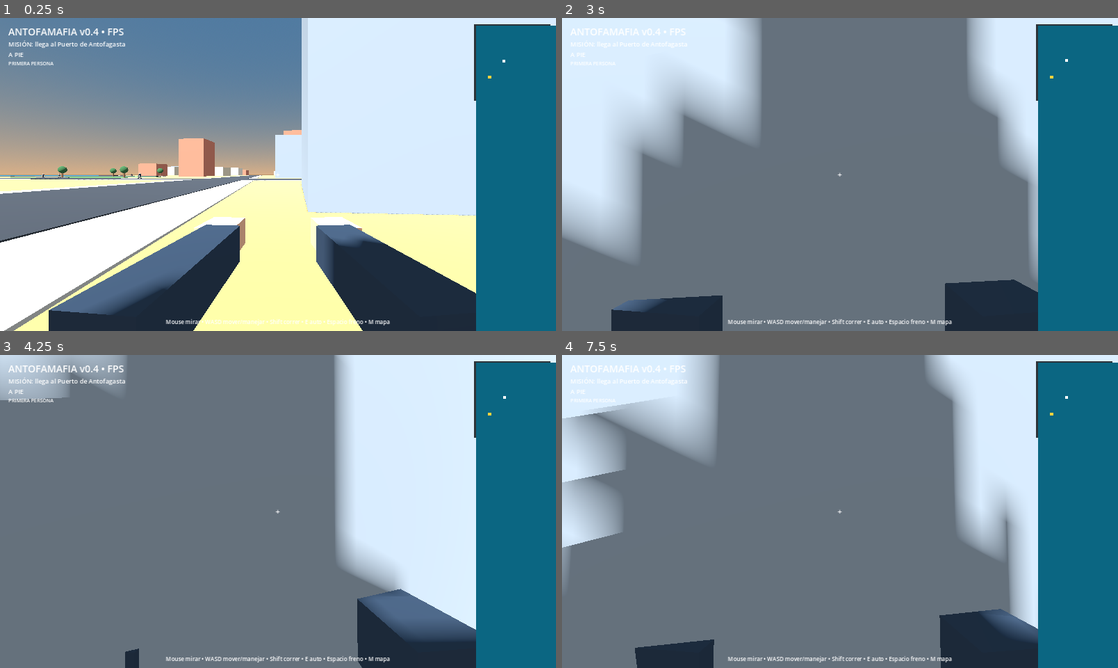
Above: before the commit, frames 1-4 (two rows, left to right).
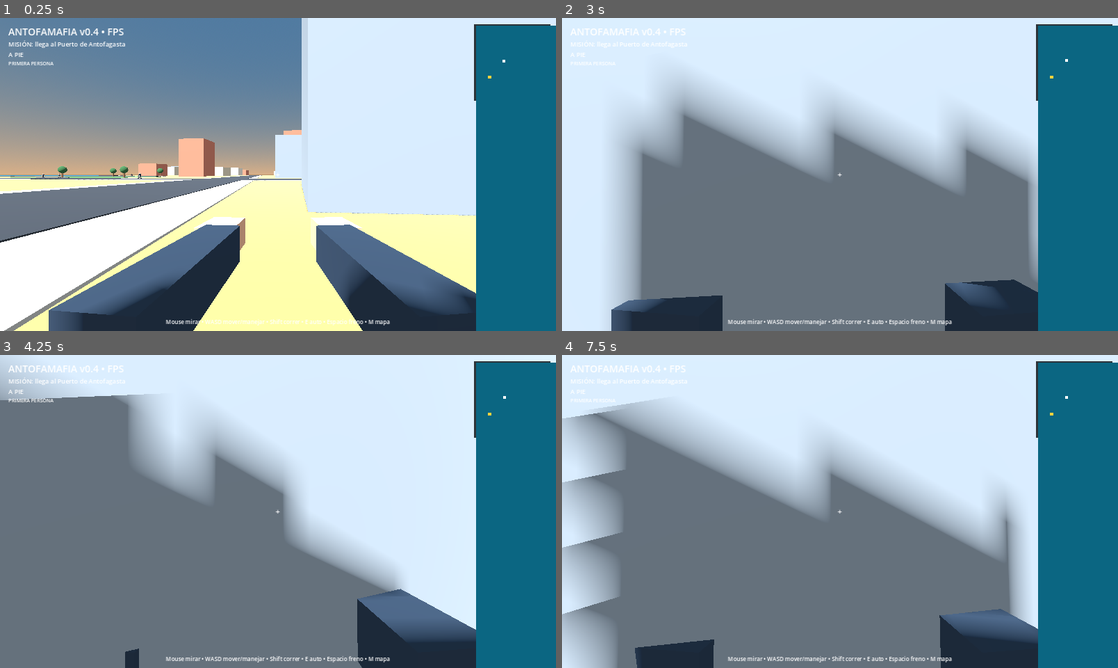
Above: after the commit, the same moments.

Repository: MedinaParra/GameOfChile
Game: Godot game, scene res://scenes/main.tscn
Two runs of this game, one before a commit and one after it. Both use one fixed random seed, a clock stepped at 60 frames per second and the inputs below.
Inputs (mouse positions are in pixels of both pictures, inside the frame that each line leads up to):
- Up to frame 1 (0.25 s): no input
- Up to frame 2 (3 s): tap Enter at 0.5, 2 s; move the mouse to (867, 174) at 0.52 s; hold W from 0.53 s (still down); tap M at 0.6, 2.85 s; tap Space at 0.77, 1.25, 1.52, 2.75 s; move the mouse to (812, 174) at 1.27 s; tap E at 1.35 s; move the mouse to (851, 168) at 2.02 s; hold Shift 2.03-2.78 s; move the mouse to (834, 180) at 2.77 s
- Up to frame 3 (4.25 s): keep holding W; tap Space at 3.02, 3.77 s; move the mouse to (316, 514) at 3.52 s; tap E at 3.6 s
- Up to frame 4 (7.5 s): move the mouse to (795, 508) at 4.27 s; tap Shift at 4.35 s; tap Space at 4.52, 6.02, 6.5, 6.77 s; move the mouse to (845, 511) at 5.02 s; tap M at 5.1, 7.35 s; tap Enter at 5.75 s; move the mouse to (817, 505) at 5.77 s; release W at 5.78 s; hold D 5.78-6.53 s; tap E at 5.85 s; move the mouse to (867, 511) at 6.52 s; hold Shift 6.53-7.28 s; hold W from 6.53 s (still down); move the mouse to (812, 511) at 7.27 s

The runs differ from the first frame. In frame 1, 3.5% of the frame differs, in the area x 8-86%, y 67-100%; in frame 2, 27%, in the area x 0-82%, y 0-100%; in frame 3, 21%; in frame 4, 26%.

Commit message:
AntofaMafia v0.4: FPS-safe local humanoid visibility

Diff:
--- a/AntofaMafia/scripts/humanoid.gd
+++ b/AntofaMafia/scripts/humanoid.gd
@@ -1,9 +1,5 @@
 class_name AMHumanoid
 extends Node3D
-
-## Lightweight articulated human made entirely from Godot primitives.
-## No capsule placeholder: torso, pelvis, head, hair, arms, forearms,
-## hands, thighs, shins and shoes are independent articulated parts.
 
 var variant_seed: int = 1
 var anim_time := 0.0
@@ -157,5 +153,15 @@
 	torso.position.y = 1.30 + sin(anim_time * 0.5) * 0.012 + absf(sin(anim_time)) * 0.025 * amount
 	head_pivot.rotation.y = sin(anim_time * 0.33) * 0.035 * (1.0 - amount)
 
+func set_first_person_mode(enabled: bool) -> void:
+	# Keep the body when looking down, but remove the head and world-space arms
+	# from the local first-person view so they never clip through the camera.
+	if head_pivot != null:
+		head_pivot.visible = not enabled
+	if left_arm != null:
+		left_arm.visible = not enabled
+	if right_arm != null:
+		right_arm.visible = not enabled
+
 func set_variant(seed_value: int) -> void:
 	variant_seed = seed_value
